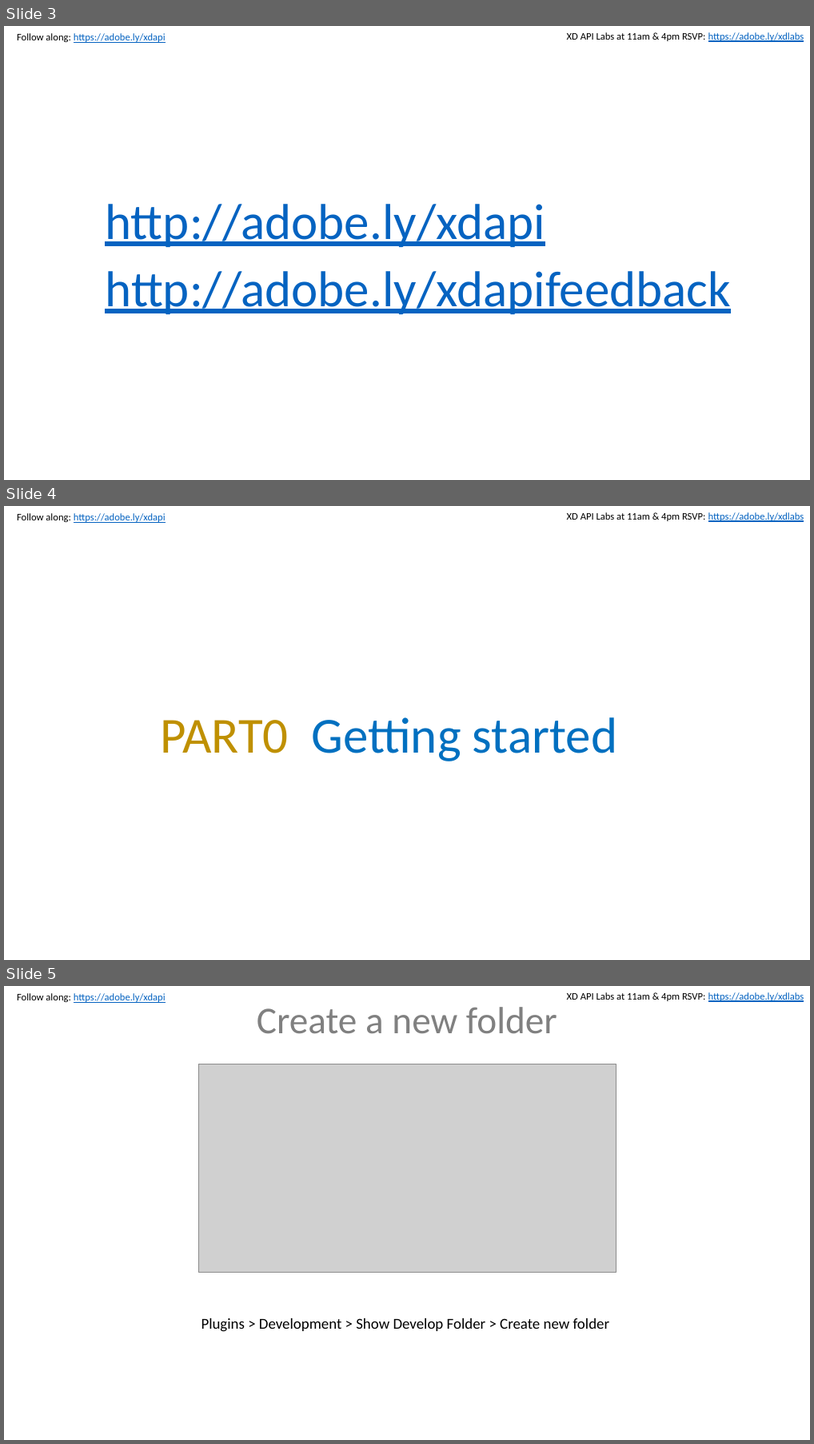
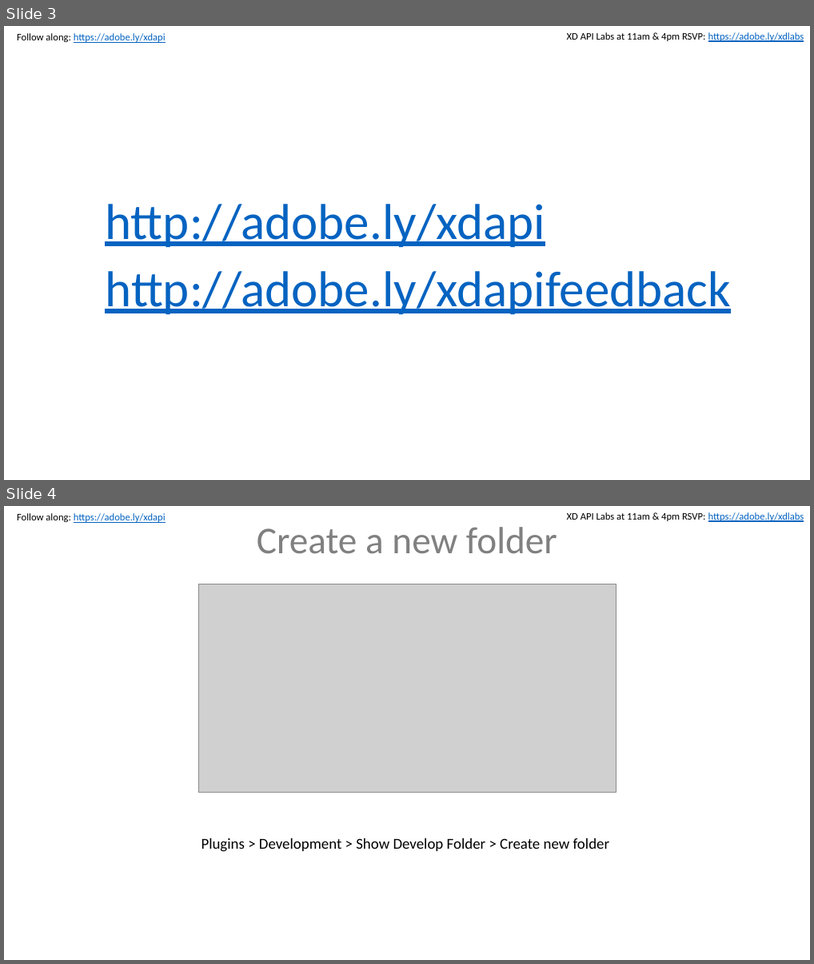
Before and after one commit to dkstevekwak/xd-plugin-labs, a slide deck: max-labs.pptx. Shown one above the other, each under a label of ours: slides 3, 4 and 5 before the commit, slides 3 and 4 after it. The pictures are 814x1444 and 814x964 pixels, drawn with LibreOffice and Linux fonts; fonts in the diff are those of the drawing; grey boxes stand for pictures. Boxes give left, top, right and bottom in pixels: in the first picture for what was removed or moved away, otherwise in the second. Text is boxed around its words. In the diff, an @@ line names an element or a change of style, - is before the commit and + after.

```diff
--- a/max-labs.pptx
+++ b/max-labs.pptx
@@ slide 4 removed at (x1=4, y1=506, x2=810, y2=960), background #FFFFFF; not listed: 2 template elements that a slide beside it also shows @@
@@ text removed at (x1=160, y1=717, x2=618, y2=761) @@
-PART0 Getting started
@@ what was slide 5 is now slide 4 @@
```
Also in this commit, not shown: 1 slide changed.
